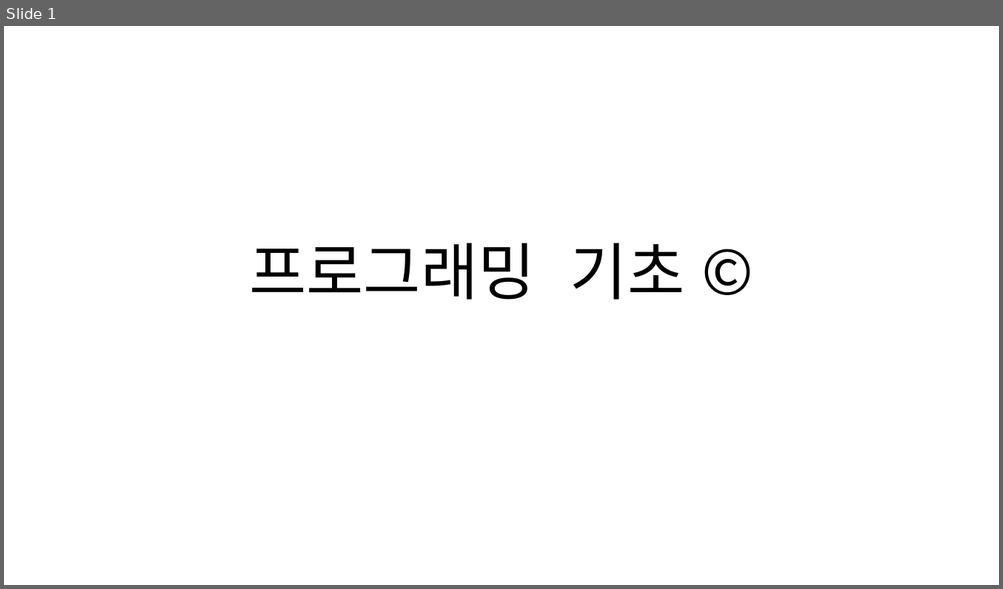
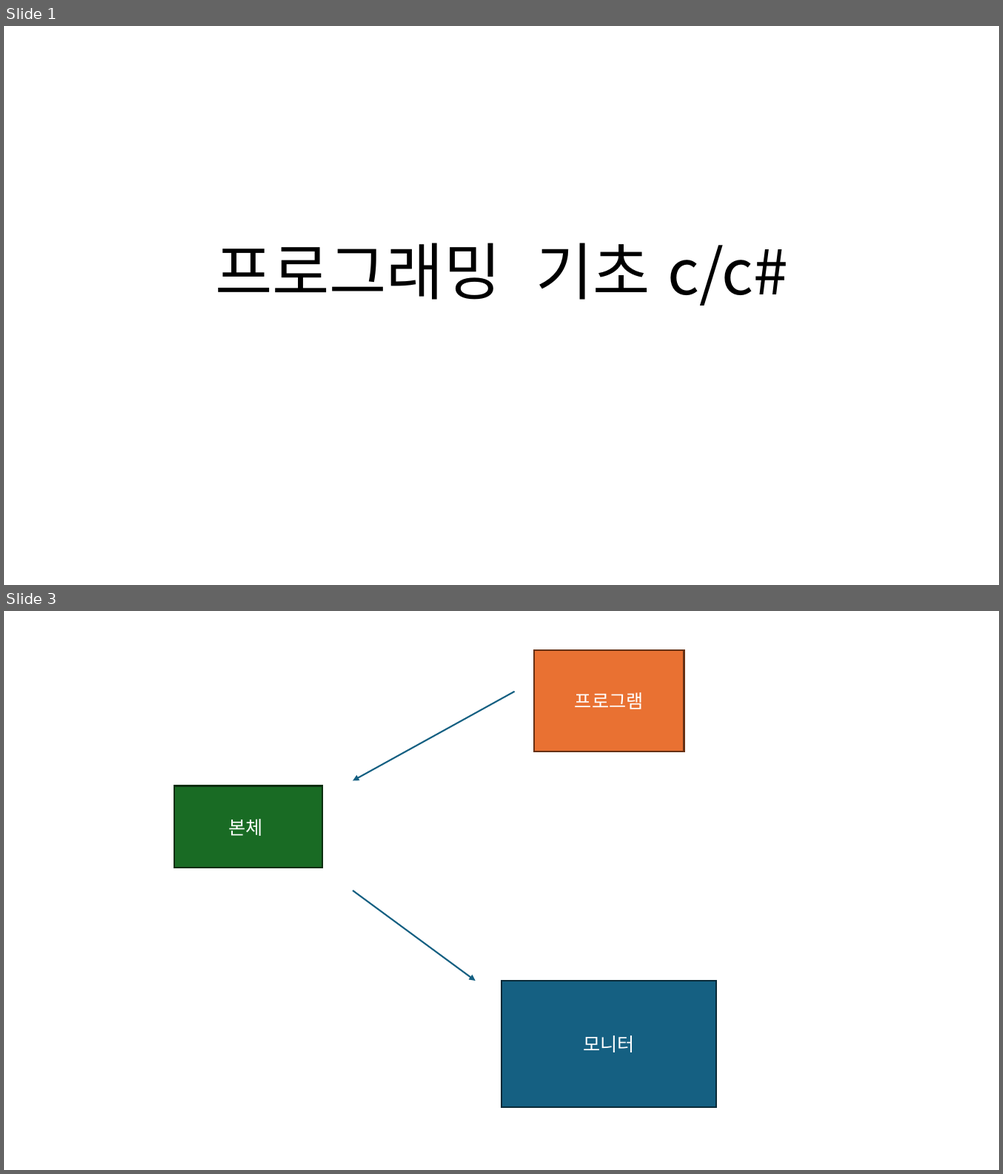
Before and after one commit to Pacman18/SantaClass, a slide deck: Week_1.pptx. Shown one above the other, each under a label of ours: slide 1 before the commit, slides 1 and 3 after it; the slides between them are not shown. The pictures are 1003x589 and 1003x1174 pixels, drawn with LibreOffice and Linux fonts; fonts in the diff are those of the drawing. Boxes give left, top, right and bottom in pixels: in the first picture for what was removed or moved away, otherwise in the second. Text is boxed around its words. In the diff, an @@ line names an element or a change of style, - is before the commit and + after.

```diff
--- a/Week_1.pptx
+++ b/Week_1.pptx
@@ slide 3 added at box(4, 611, 999, 1170), background #FFFFFF @@
@@ rectangle added at box(535, 649, 685, 752), fill #E97132, outline #663216 1.5 pt, 18 pt, text #FFFFFF @@
+프로그램
@@ arrow added from (515, 692) to (353, 781), #156082 1.5 pt @@
@@ rectangle added at box(174, 786, 322, 869), fill #196B24, outline #0B2F10 1.5 pt, 18 pt, text #FFFFFF @@
+본체
@@ arrow added from (353, 891) to (475, 981), #156082 1.5 pt @@
@@ rectangle added at box(502, 981, 717, 1107), fill #156082, outline #092A39 1.5 pt, 18 pt, text #FFFFFF @@
+모니터
@@ slide 1 changed as well @@
@@ title at box(215, 243, 788, 306): text changed @@
-프로그래밍 기초 ©
+프로그래밍 기초 c/c#
```
Also in this commit, not shown: 7 other slides added, 1 slide removed, 1 other file.
